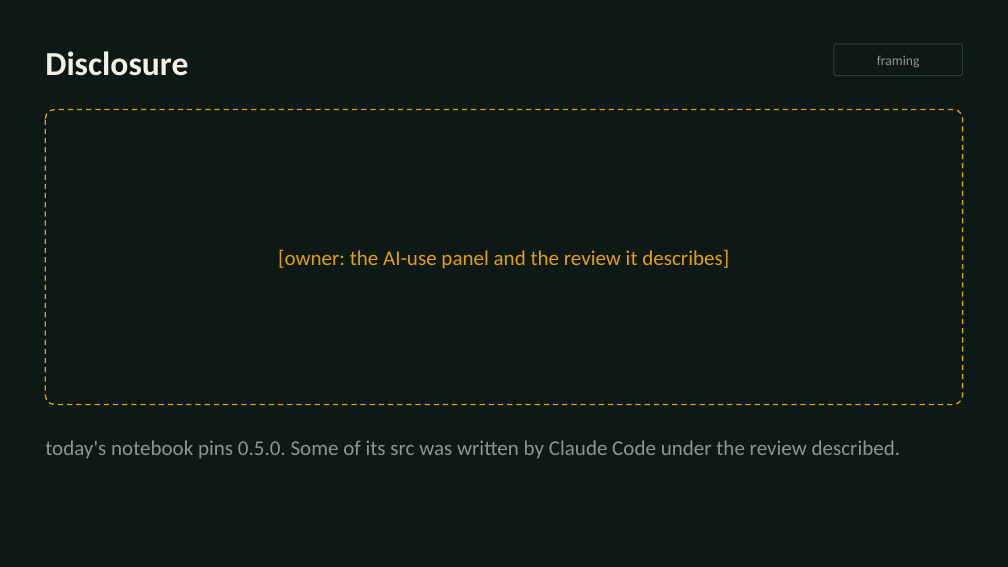
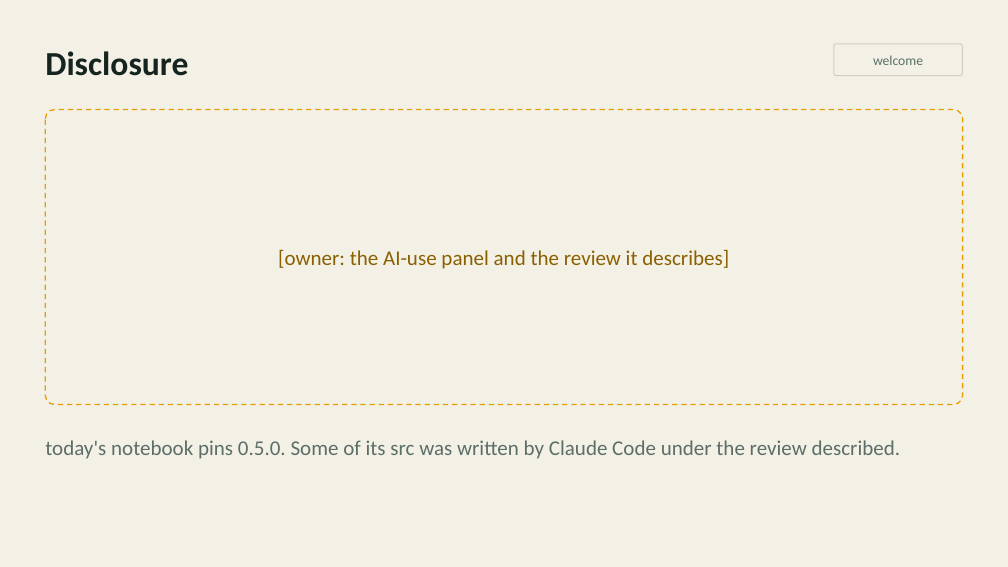
Before and after one commit to inferogenesis/cpomdp-workshop, a slide deck: slide 3 of deck/cpomdp_symposium_2026.pptx (slide 4 before the commit). Drawn at 1008x567 pixels with LibreOffice and Linux fonts; fonts in the diff are those of the drawing. Boxes give left, top, right and bottom in pixels: in the first picture for what was removed or moved away, otherwise in the second. Text is boxed around its words. In the diff, an @@ line names an element or a change of style, - is before the commit and + after.

Commit message:
feat: remake the deck in 31 slides on the light theme, with a timer for each task

```diff
--- a/deck/cpomdp_symposium_2026.pptx
+++ b/deck/cpomdp_symposium_2026.pptx
@@ background #0C1916 to #F3F0E6 @@
@@ text "Disclosure" at (45, 51, 188, 76): text colour #F3F0E6 to #16241F @@
@@ rounded rectangle "welcome" at (834, 44, 963, 76): outline #2A3D35 1 pt to #D3CEBF 1 pt @@
@@ text in rounded rectangle at (873, 55, 923, 65): text changed; text colour #8C968F to #5B6F68 @@
-framing
+welcome
@@ rounded rectangle "[owner: the AI-use panel and ..." at (45, 110, 963, 405): text colour #E69F00 to #8A6000 @@
@@ text "today's notebook pins 0.5.0. Some ..." at (45, 440, 901, 459): text colour #8C968F to #5B6F68 @@
```
Also in this commit, not shown: 14 other slides changed, 16 slides added, 10 slides removed, 12 other files.
